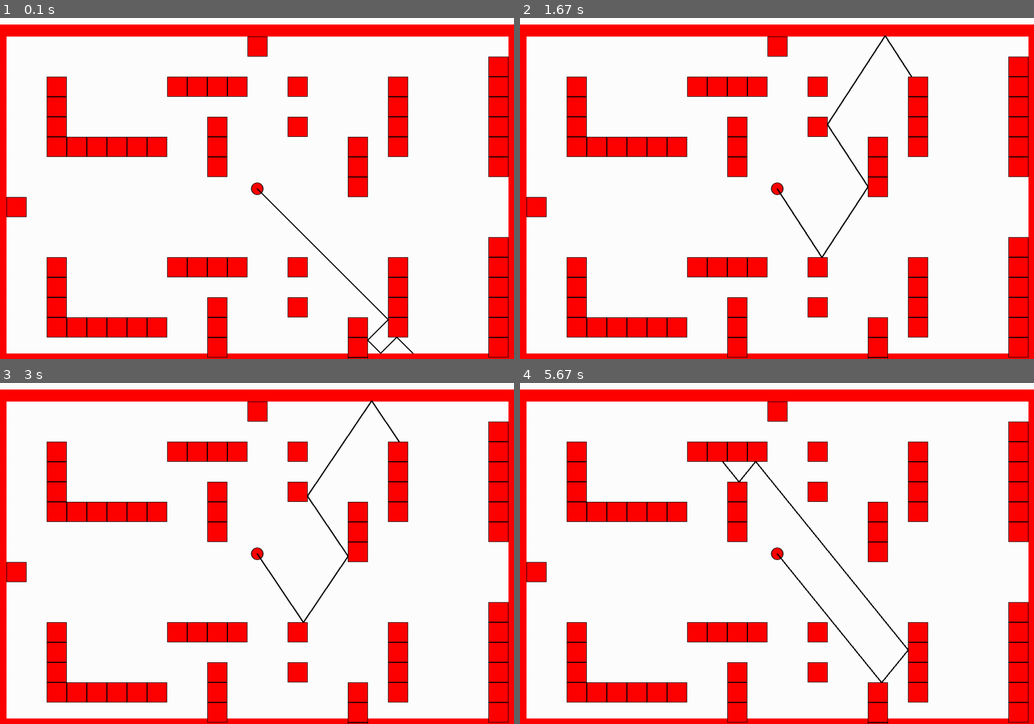
Above: before the commit, frames 1-4 (two rows, left to right).
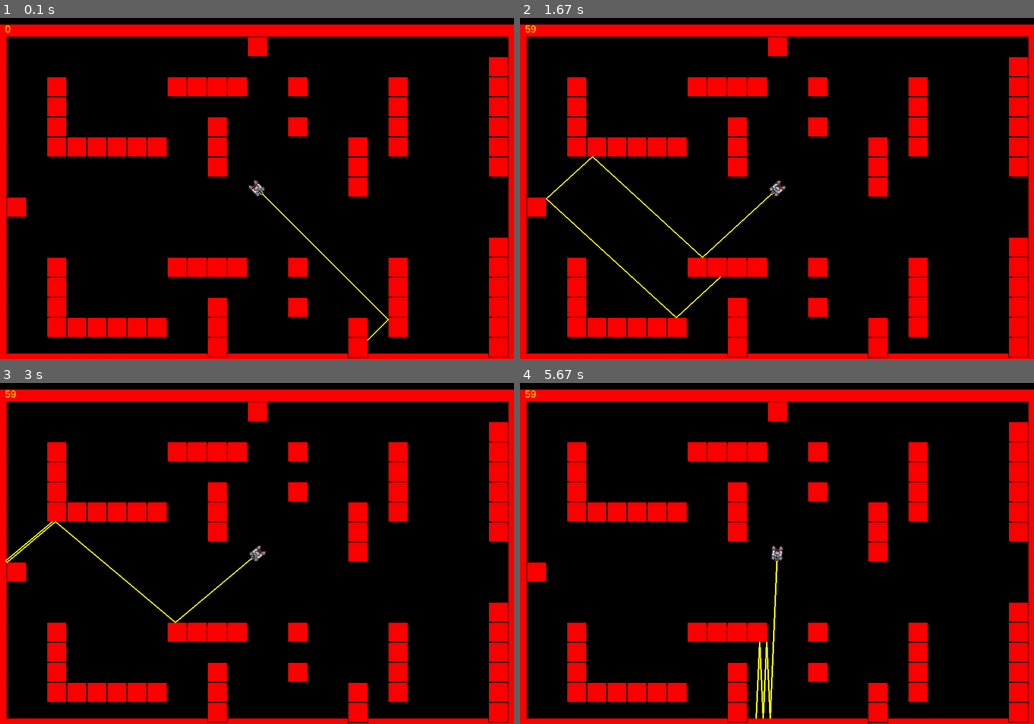
Above: after the commit, the same moments.

Repository: jonalfarlinga/lazars
Game: pygame game, started from lazars_main.py
The game is run twice, just before and just after one commit, with the same random seed, the same clock (stepped at 60 frames per second) and the same inputs.
Inputs:
- Up to frame 1 (0.1 s): no input
- Up to frame 2 (1.67 s): hold Right 0.33-0.8 s; hold Right 0.83-1.3 s; hold Left from 1.33 s (still down)
- Up to frame 3 (3 s): release Left at 1.87 s; hold Left 1.9-2.3 s; hold Right 2.33-2.97 s
- Up to frame 4 (5.67 s): hold Left 3-3.47 s; hold Right 3.5-3.97 s; hold Right 4-4.47 s; hold Left 4.5-5.03 s; hold Left 5.07-5.47 s; hold Right from 5.5 s (still down)

The runs differ from the first frame. In frame 1, 79% of the frame differs, in the area x 0-100%, y 0-99%; in frame 2, 79%; in frame 3, 79%; in frame 4, 79%.

Commit message:
modifying calculate line, debugging

Diff:
--- a/constants.py
+++ b/constants.py
@@ -14,6 +14,7 @@
 BLACK = (0, 0, 0)
 WHITE = (255, 255, 255)
 RED = (255, 0, 0)
+YELLOW = (255, 255, 0)
 
 # set unit size
 WALL_SIZE = 40
--- a/debug_me.py
+++ b/debug_me.py
@@ -13,3 +13,9 @@
                 print("COLLISION" + str(block))
         elif block.collidepoint(mouse_pos):
             print("COLLISION" + str(block))
+    # Show FPS
+
+def fps_counter(clock, screen, font):
+    fps = str(int(clock.get_fps()))
+    fps_t = font.render(fps, 1, YELLOW)
+    screen.blit(fps_t, (10, 10))
--- a/entities.py
+++ b/entities.py
@@ -5,15 +5,16 @@
 
 
 class Player(pygame.sprite.Sprite):
-    image = pygame.image.load(os.path.join("assets", "player.png"))
-    # image = pygame.image.load(os.path.join("assets", "tank.png"))
-    # image.set_colorkey(BLACK)
-    # pygame.transform.rotate(image, -135)
-    rect = image.get_rect()
-    rect.center = (SCREEN_WIDTH // 2, SCREEN_HEIGHT // 2)
+    # image = pygame.image.load(os.path.join("assets", "player.png"))
     direction = 45  # player facing in degrees
     bounces = 5
     speed = 5
+    img_source = os.path.join("assets", "tank.png")
+    image = pygame.image.load(img_source)
+    image.set_colorkey(BLACK)
+    image = pygame.transform.rotate(image, direction - 180)
+    rect = image.get_rect()
+    rect.center = (SCREEN_WIDTH // 2, SCREEN_HEIGHT // 2)
 
     def blit_sprite(self, surface):
         surface.blit(
@@ -25,36 +26,94 @@
     def move(self, rects):
         keys = pygame.key.get_pressed()
         if keys[pygame.K_LEFT]:
-            self.direction -= 1
+            self.direction -= 2.5
+            self.image = pygame.transform.rotate(
+                pygame.image.load(self.img_source),
+                -90 - self.direction,
+            )
+            self.image.set_colorkey(BLACK)
+            if self.direction < 0:
+                self.direction = self.direction + 360
             print(self.direction)
-            if self.direction < 0:
-                self.direction = 359
         elif keys[pygame.K_RIGHT]:
-            self.direction += 1
-            print(self.direction)
+            self.direction += 2.5
+            self.image = pygame.transform.rotate(
+                pygame.image.load(self.img_source),
+                -90 - self.direction,
+            )
+            self.image.set_colorkey(BLACK)
             if self.direction > 359:
                 self.direction = 0
+            print(self.direction)
         rect_cols = self.rect.collidelistall(rects)
         if keys[pygame.K_w]:
-            for i in rect_cols:
-                if rects[i].centery < self.rect.centery:
-                    self.rect.centery += self.speed + 1
-            self.rect.centery -= self.speed
+            for px in range(self.speed):
+                stop = False
+                for i in rect_cols:
+                    above = all(
+                        [
+                            rects[i].bottom >= self.rect.top,
+                            rects[i].centery <= self.rect.centery,
+                            rects[i].left <= self.rect.centerx,
+                            rects[i].right >= self.rect.centerx,
+                        ]
+                    )
+                    if above:
+                        stop = True
+                        self.rect.centery += 1
+                        break
+                self.rect.centery -= 1
         if keys[pygame.K_s]:
-            for i in rect_cols:
-                if rects[i].centery > self.rect.centery:
-                    self.rect.centery -= self.speed + 1
-            self.rect.centery += self.speed
+            for px in range(self.speed):
+                stop = False
+                for i in rect_cols:
+                    below = all(
+                        [
+                            rects[i].top <= self.rect.bottom,
+                            rects[i].centery >= self.rect.centery,
+                            rects[i].left <= self.rect.centerx,
+                            rects[i].right >= self.rect.centerx,
+                        ]
+                    )
+                    if below:
+                        stop = True
+                        break
+                if not stop:
+                    self.rect.centery += 1
         if keys[pygame.K_a]:
-            for i in rect_cols:
-                if rects[i].centerx < self.rect.centerx:
-                    self.rect.centerx += self.speed + 1
-            self.rect.centerx -= self.speed
+            for px in range(self.speed):
+                stop = False
+                for i in rect_cols:
+                    left = all(
+                        [
+                            rects[i].right >= self.rect.left,
+                            rects[i].centerx <= self.rect.centerx,
+                            rects[i].top <= self.rect.centery,
+                            rects[i].bottom >= self.rect.centery,
+                        ]
+                    )
+                    if left:
+                        stop = True
+                        break
+                if not stop:
+                    self.rect.centerx -= 1
         if keys[pygame.K_d]:
-            for i in rect_cols:
-                if rects[i].centerx > self.rect.centerx:
-                    self.rect.centerx -= self.speed + 1
-            self.rect.centerx += self.speed
+            for px in range(self.speed):
+                stop = False
+                for i in rect_cols:
+                    right = all(
+                        [
+                            rects[i].left <= self.rect.right,
+                            rects[i].centerx >= self.rect.centerx,
+                            rects[i].top <= self.rect.centery,
+                            rects[i].bottom >= self.rect.centery
+                        ]
+                    )
+                    if right:
+                        stop = True
+                        break
+                if not stop:
+                    self.rect.centerx += 1
 
     def laser(self, screen, rects):
         line_segments = calculate_line(
@@ -66,7 +125,7 @@
         for point in line_segments:
             pygame.draw.line(
                 screen,
-                BLACK,
+                YELLOW,
                 origin,
                 point,
                 width=3,
--- a/lazars_main.py
+++ b/lazars_main.py
@@ -1,7 +1,7 @@
 import pygame
 import sys
 import os
-# from debug_me import debug
+import debug_me
 import maps
 from constants import *  # noqa:F403 flake8 ignore
 from entities import Player
@@ -21,7 +21,7 @@
 
 
 def print_background(screen):
-    screen.fill(WHITE)
+    screen.fill(BLACK)
     pygame.draw.lines(
         screen,
         RED,
@@ -57,6 +57,7 @@
     # main loop
     while True:
         print_background(screen)
+        # blit the walls and make a list of all rects
         rects = []
         for block in borders + walls.sprites():
             if hasattr(block, "blit_sprite"):
@@ -66,10 +67,10 @@
             else:
                 rects.append(block)
 
-        # debug(pygame.mouse.get_pos(), screen, rects)  # debug functions
+        # debug_me.debug(pygame.mouse.get_pos(), screen, rects)
         player.move(rects)
+        player.laser(screen, rects)
         player.blit_sprite(screen)
-        player.laser(screen, rects)
         # event handling, gets all event from the event queue
         for event in pygame.event.get():
             # only do something if the event is of type QUIT
@@ -77,8 +78,9 @@
                 # change the value to False, to exit the main loop
                 pygame.quit()
                 sys.exit()
-        pygame.time.delay(50)
+        pygame.time.delay(0)
         FramesPerSecond.tick(FPS)
+        debug_me.fps_counter(FramesPerSecond, screen, font)
         pygame.display.update()
 
 
--- a/vector_math.py
+++ b/vector_math.py
@@ -34,7 +34,7 @@
 
 
 # rounds up for decimals 0.5 and above, or rounds down
-def round(num):
+def proper_round(num):
     test = num * 10
     if test % 10 >= 5:
         return math.ceil(num)
@@ -66,21 +66,39 @@
     while source and len(bounce_points) < bounces:
         bounce = None
         if uvx > .7071 and (-.7072 <= uvy <= .7072):
-            for x2 in range(source[0] + 1, SCREEN_WIDTH):
-                y2 = round(
-                    linear_eq(source, x2, (uvx, uvy))
-                )
+            # start = source
+            # for range(start, SCREEN, 20)
+            #     if collide:
+            #         continue (start = start, end = current range)
+            # else:
+            #     start = currentrange
+            start = source[0] + 1
+            for runx in range(start, SCREEN_WIDTH, 20):
+                vector_dif = round(uvy / uvx, 5)
                 for rect in rects:
-                    if rect.collidepoint((x2, y2)):
-                        bounce = ((x2, y2))
+                    y2 = proper_round(
+                        source[1] + (runx - source[0]) * vector_dif
+                    )
+                    if rect.collidepoint((runx, y2)):
+                        for x2 in range(start, runx + 1):
+                            y2 = proper_round(
+                                source[1] + (x2 - source[0]) * vector_dif
+                            )
+                            if rect.collidepoint((x2, y2)):
+                                bounce = ((x2, y2))
+                                break
+                    if bounce:
+                        uvx, uvy = reflect_direction(uvx, uvy, x2 - 1,
+                                                     rect, True)
                         break
                 if bounce:
-                    uvx, uvy = reflect_direction(uvx, uvy, x2 - 1, rect, True)
                     break
+                start = runx
         elif uvx <= -.7071 and (-.7072 <= uvy <= .7072):
+            vector_dif = round(uvy / uvx, 5)
             for x2 in reversed(range(0, source[0] - 1)):
-                y2 = round(
-                    linear_eq(source, x2, (uvx, uvy))
+                y2 = proper_round(
+                    source[1] + (x2 - source[0]) * vector_dif
                 )
                 for rect in rects:
                     if rect.collidepoint((x2, y2)):
@@ -90,9 +108,10 @@
                     uvx, uvy = reflect_direction(uvx, uvy, x2 + 1, rect, True)
                     break
         elif uvy > .7071 and (-.7072 <= uvx <= .7072):
+            vector_dif = round(uvx / uvy, 5)
             for y2 in range(source[1] + 1, SCREEN_HEIGHT):
-                x2 = round(
-                    linear_eq_inv(source, y2, (uvx, uvy))
+                x2 = proper_round(
+                    source[0] + (y2 - source[1]) * vector_dif
                 )
                 for rect in rects:
                     if rect.collidepoint((x2, y2)):
@@ -102,9 +121,10 @@
                     uvx, uvy = reflect_direction(uvx, uvy, y2 - 1, rect, False)
                     break
         elif uvy <= -.7071 and (-.7072 <= uvx <= .7072):
+            vector_dif = round(uvx / uvy, 5)
             for y2 in reversed(range(0, source[1] - 1)):
-                x2 = round(
-                    linear_eq_inv(source, y2, (uvx, uvy))
+                x2 = proper_round(
+                    source[0] + (y2 - source[1]) * vector_dif
                 )
                 for rect in rects:
                     if rect.collidepoint((x2, y2)):
@@ -113,6 +133,9 @@
                 if bounce:
                     uvx, uvy = reflect_direction(uvx, uvy, y2 + 1, rect, False)
                     break
-        bounce_points.append(bounce)
-        source = bounce
+        if bounce:
+            bounce_points.append(bounce)
+            source = bounce
+        else:
+            source = None
     return bounce_points
